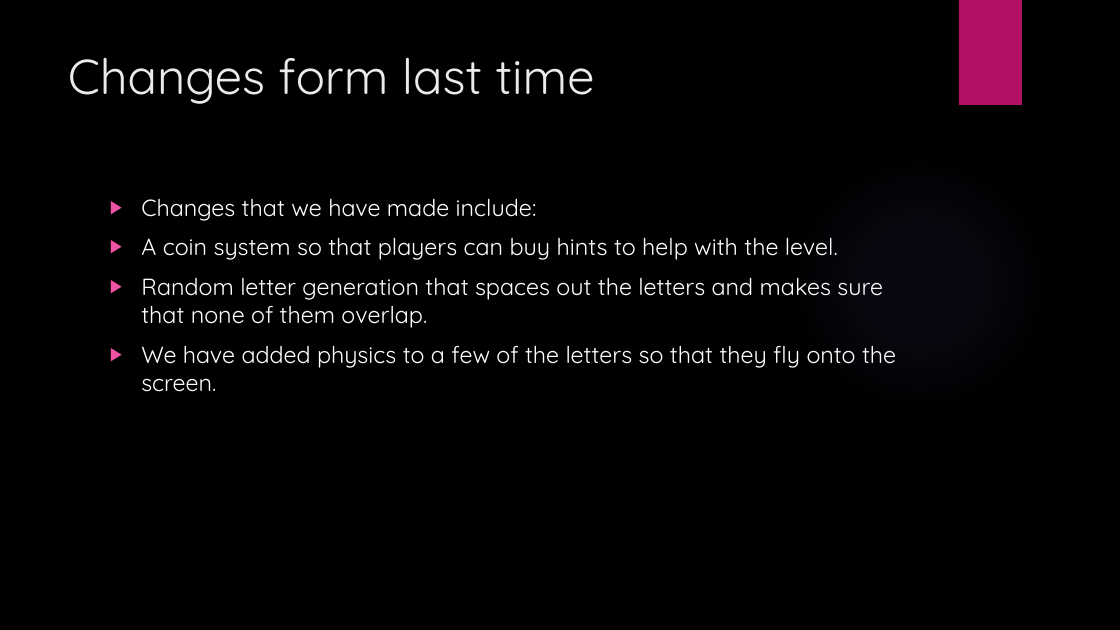
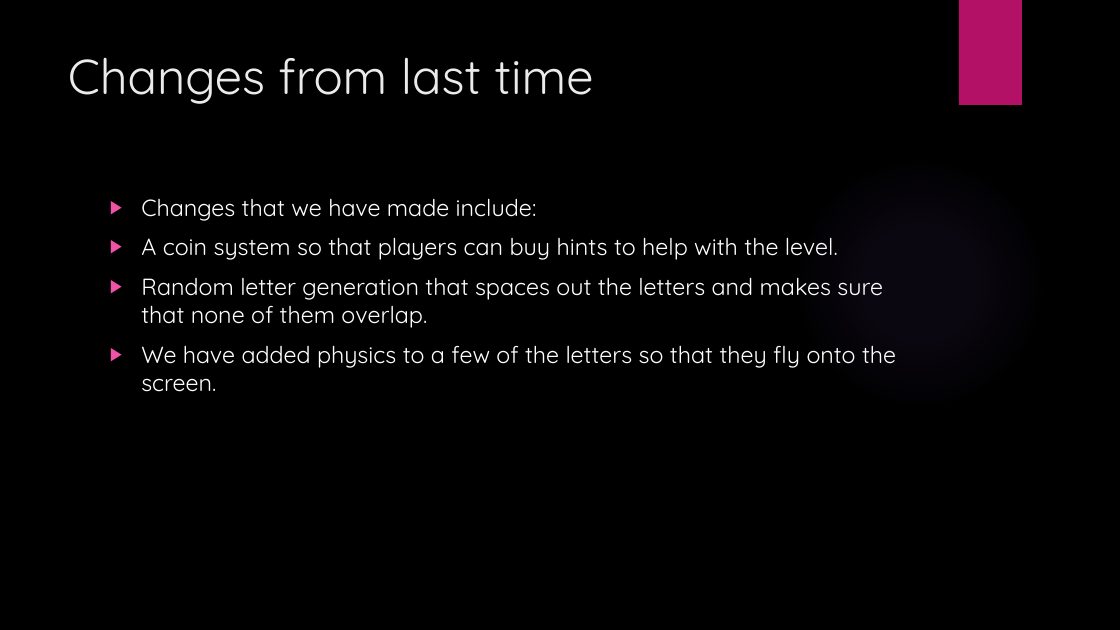
Before and after one commit to JMozza/Team-Skyrim, a slide deck: slide 3 of tgp powerpoint.pptx. Drawn at 1120x630 pixels with LibreOffice and Linux fonts; fonts in the diff are those of the drawing; background and template pictures are left out. Boxes give left, top, right and bottom in pixels: in the first picture for what was removed or moved away, otherwise in the second. Text is boxed around its words. In the diff, an @@ line names an element or a change of style, - is before the commit and + after.

```diff
--- a/tgp powerpoint.pptx
+++ b/tgp powerpoint.pptx
@@ title at (68, 57, 594, 104): text changed @@
-Changes form last time
+Changes from last time
```
Also in this commit, not shown: 7 other slides changed, 6 other files.
